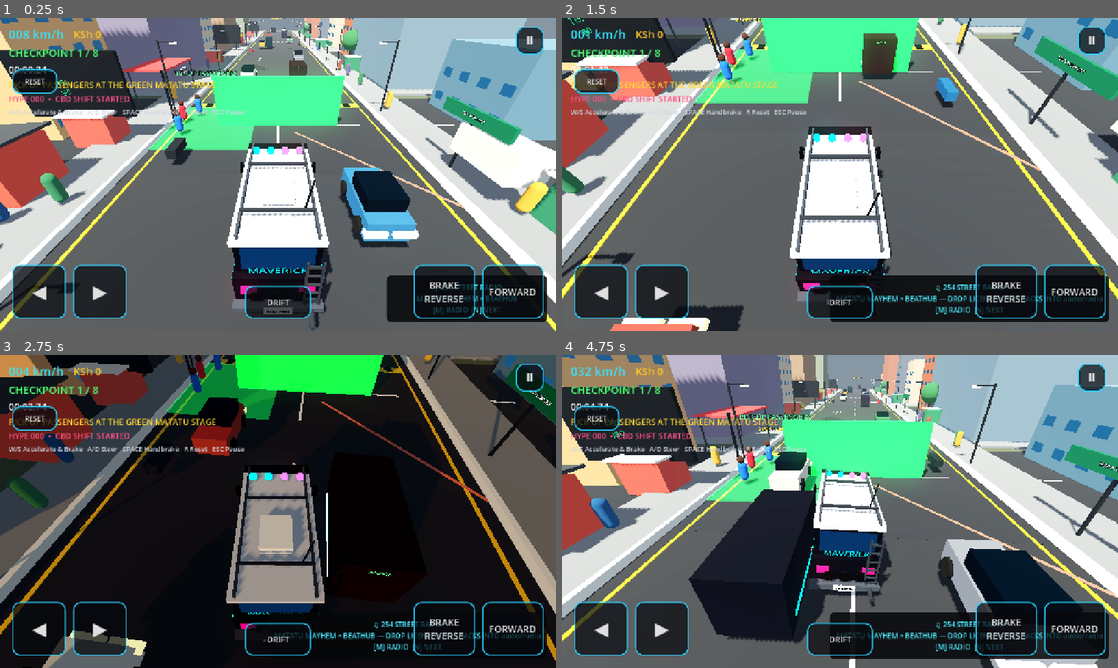
Above: before the commit, frames 1-4 (two rows, left to right).
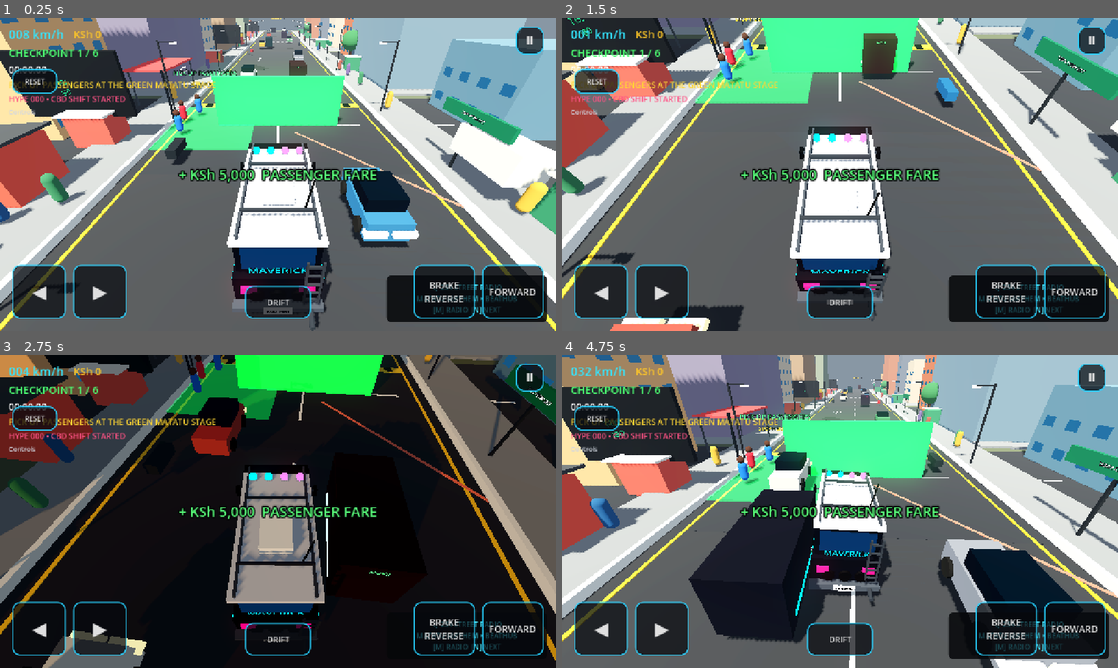
Above: after the commit, the same moments.

Repository: beathubonline-arch/Matatu-Mayhem
Game: Godot game, scene res://scenes/main/Main.tscn
The game is run twice, just before and just after one commit, with the same random seed, the same clock (stepped at 60 frames per second) and the same inputs.
Inputs (mouse positions are in pixels of both pictures, inside the frame that each line leads up to):
- Up to frame 1 (0.25 s): no input
- Up to frame 2 (1.5 s): tap Enter at 0.5 s; move the mouse to (962, 158) at 0.52 s; hold D (steer_right) 0.53-1.28 s; hold N (radio_next) 0.53-1.28 s; click (962, 158) at 0.67 s; move the mouse to (728, 190) at 1.27 s; hold S (brake) from 1.28 s (still down); tap M (radio_toggle) at 1.35 s
- Up to frame 3 (2.75 s): move the mouse to (333, 442) at 2.02 s; release S (brake) at 2.03 s; hold D (steer_right) from 2.03 s (still down); tap L at 2.1 s
- Up to frame 4 (4.75 s): move the mouse to (812, 574) at 2.77 s; release D (steer_right) at 2.78 s; hold W (accelerate) 2.78-3.53 s; tap N (radio_next) at 2.85 s; click (812, 574) at 2.92 s; move the mouse to (1006, 558) at 3.52 s; hold M (radio_toggle) 3.53-4.28 s; hold A (steer_left) from 3.53 s (still down); move the mouse to (673, 464) at 4.27 s; tap L at 4.35 s

The runs differ from the first frame. In frame 1, 1.7% of the frame differs, in the area x 1-68%, y 10-53%; in frame 2, 4.6%; in frame 3, 2.4%; in frame 4, 4.8%, in the area x 1-98%, y 10-98%.
Error after the commit: Invalid access to property or key 'pressed' on a base object of type 'null instance'. (res://scripts/ui/HUD.gd:35)

Commit message:
Add route selection controls to game HUD

Diff:
--- a/scripts/ui/HUD.gd
+++ b/scripts/ui/HUD.gd
@@ -19,6 +19,7 @@
 @onready var finish_title: Label = $FinishPanel/VBox/Title
 @onready var finish_summary: Label = $FinishPanel/VBox/Summary
 @onready var replay_button: Button = $FinishPanel/VBox/Replay
+@onready var route_select_panel: PanelContainer = $RouteSelectPanel
 
 var route_manager: RouteManager
 var passenger_manager: PassengerManager
@@ -31,6 +32,11 @@
 	process_mode = Node.PROCESS_MODE_ALWAYS
 	finish_panel.visible = false
 	replay_button.pressed.connect(_on_replay_pressed)
+	$RouteSelectPanel/VBox/Waiyaki.pressed.connect(func(): _select_corridor(0))
+	$RouteSelectPanel/VBox/Thika.pressed.connect(func(): _select_corridor(1))
+	$RouteSelectPanel/VBox/Mombasa.pressed.connect(func(): _select_corridor(2))
+	$RouteSelectPanel/VBox/Ngong.pressed.connect(func(): _select_corridor(3))
+	route_select_panel.visible = true
 	EconomyManager.money_changed.connect(_on_money_changed)
 	_on_money_changed(EconomyManager.get_money())
 	if not route_manager_path.is_empty():
@@ -145,3 +151,10 @@
 BALANCE: KSh %s" % [name, _format_number(reward), _format_number(balance)]
 	fare_notice.visible = true
 	_fare_notice_time = 5.0
+
+func _select_corridor(index: int) -> void:
+	if corridor_service == null:
+		return
+	corridor_service.call("select_corridor", index)
+	route_select_panel.visible = false
+	finish_panel.visible = false
